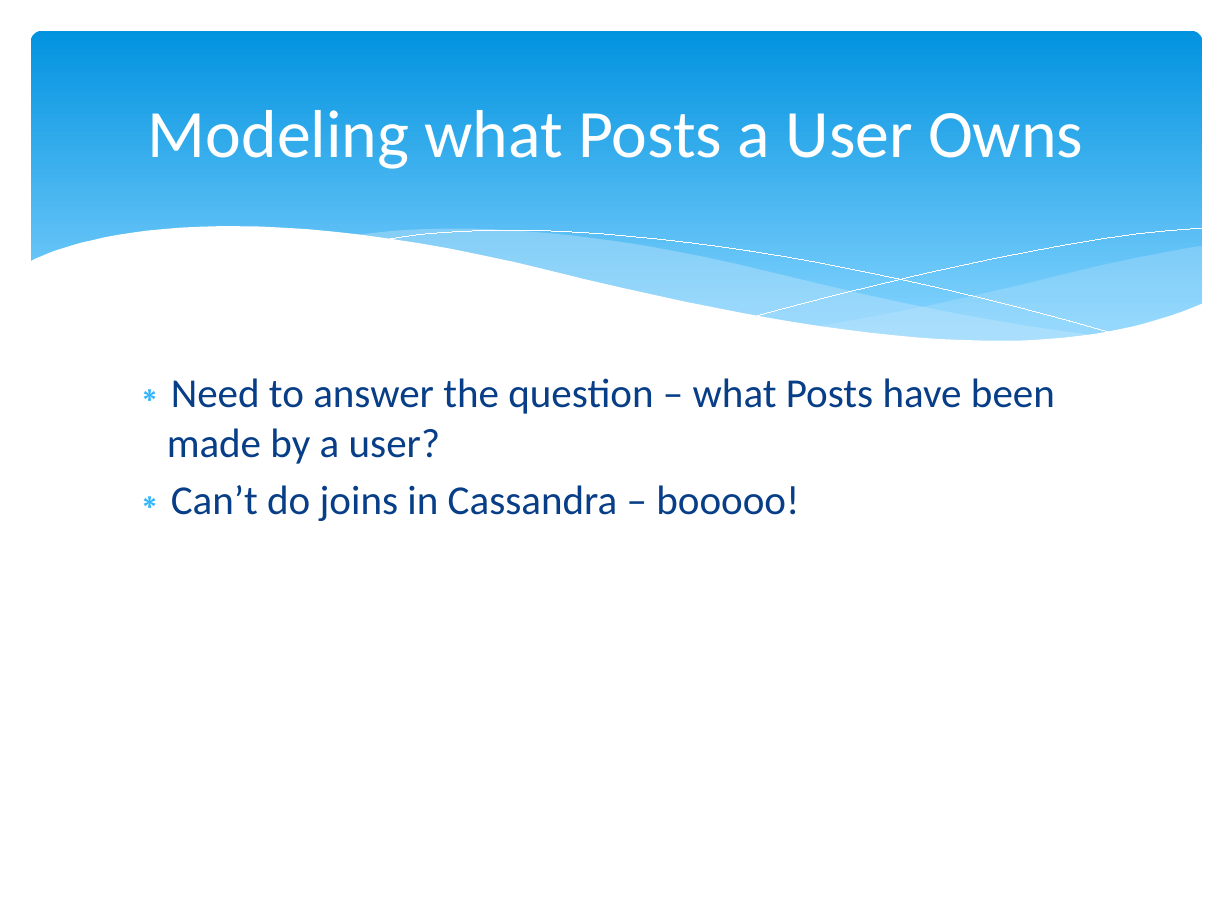
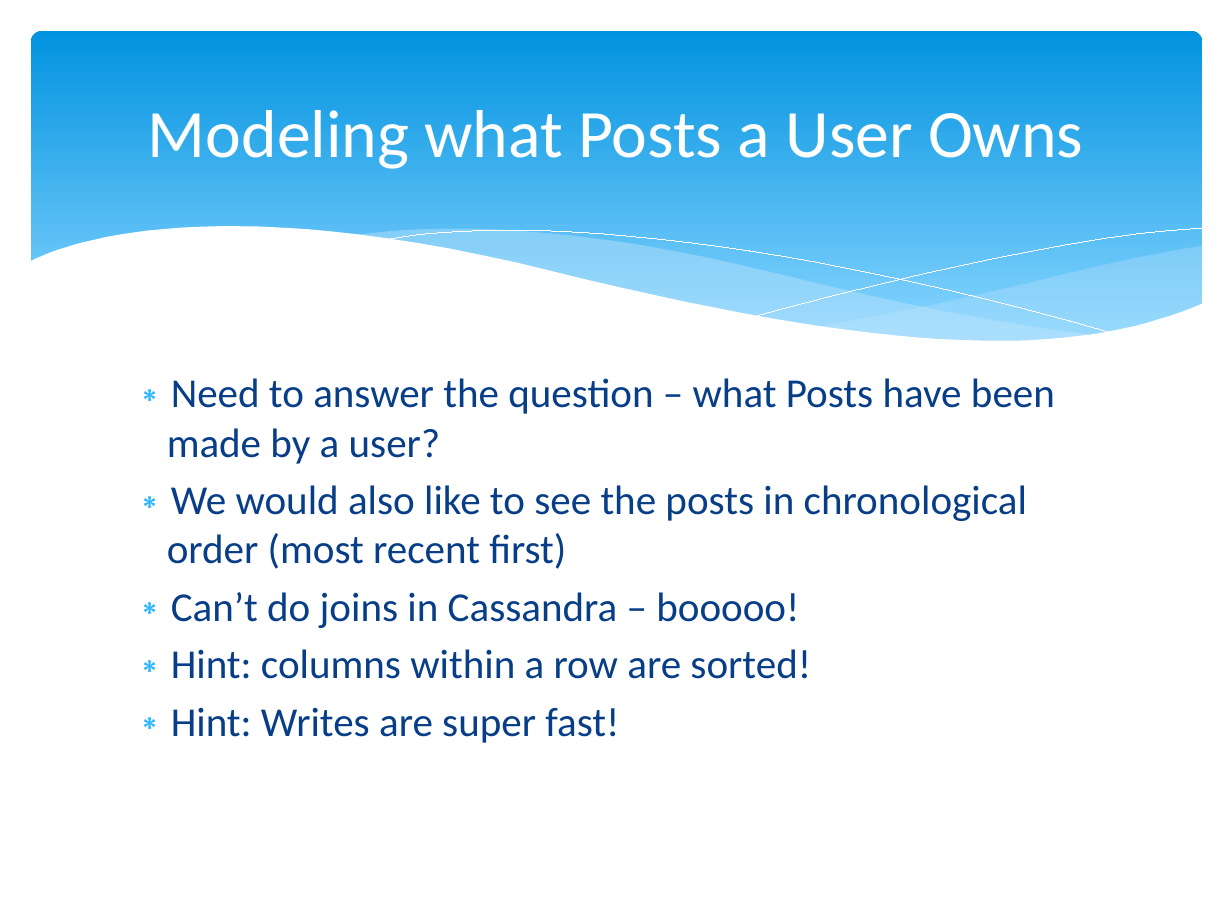
Before and after one commit to calebjones/nosql-blog, a slide deck: slide 18 of cassandra-training.pptx. Drawn at 1232x924 pixels with LibreOffice and Linux fonts; fonts in the diff are those of the drawing. Boxes give left, top, right and bottom in pixels: in the first picture for what was removed or moved away, otherwise in the second. Text is boxed around its words. In the diff, an @@ line names an element or a change of style, - is before the commit and + after.

```diff
--- a/cassandra-training.pptx
+++ b/cassandra-training.pptx
@@ text at [167, 485, 1027, 569]: paragraph added @@
+∗ We would also like to see the posts in chronological order (most recent first)
@@ text at [171, 649, 811, 743]: paragraphs added @@
+∗ Hint: columns within a row are sorted!
+∗ Hint: Writes are super fast!
```
Also in this commit, not shown: 16 other slides changed, 5 slides added, 2 other files.
